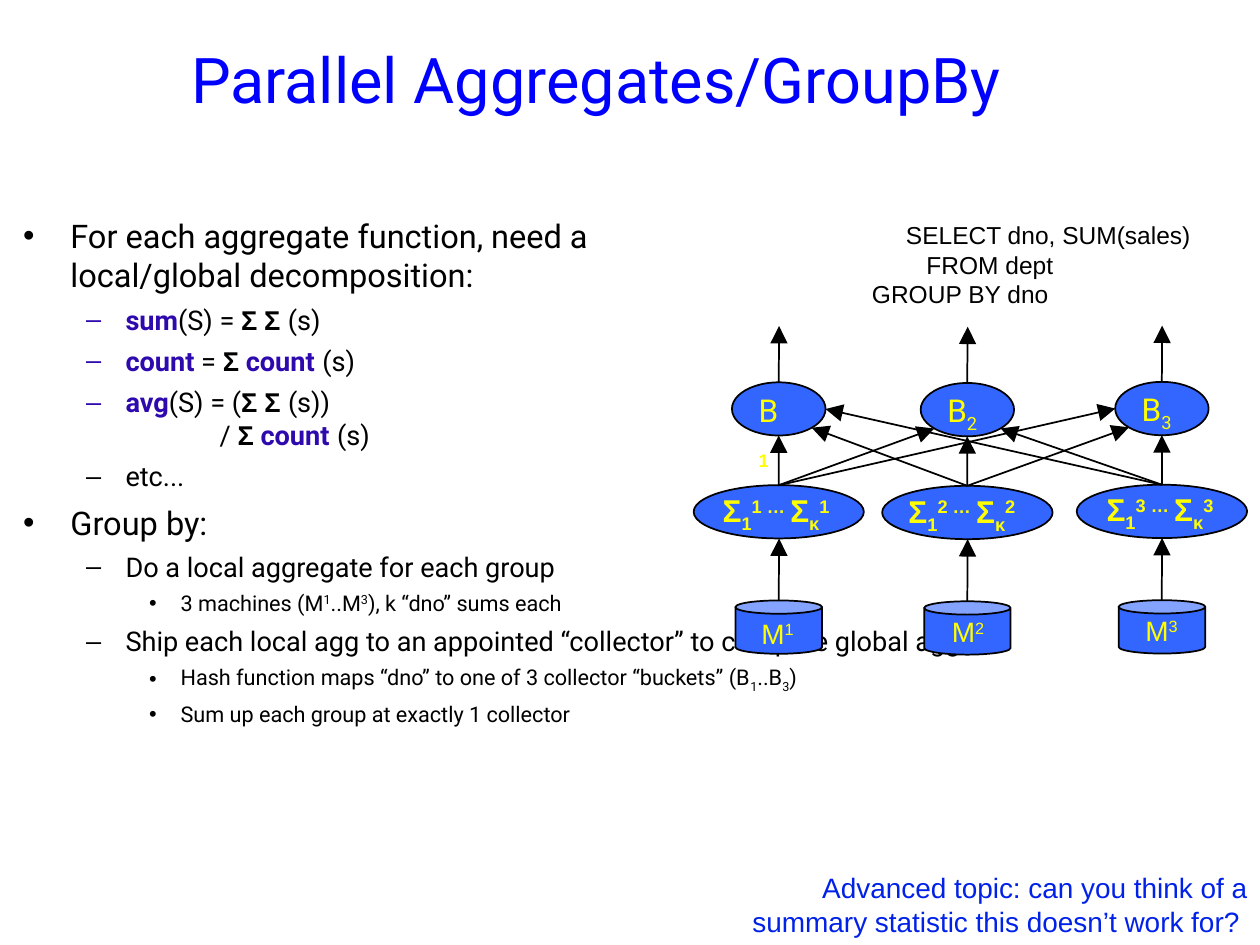
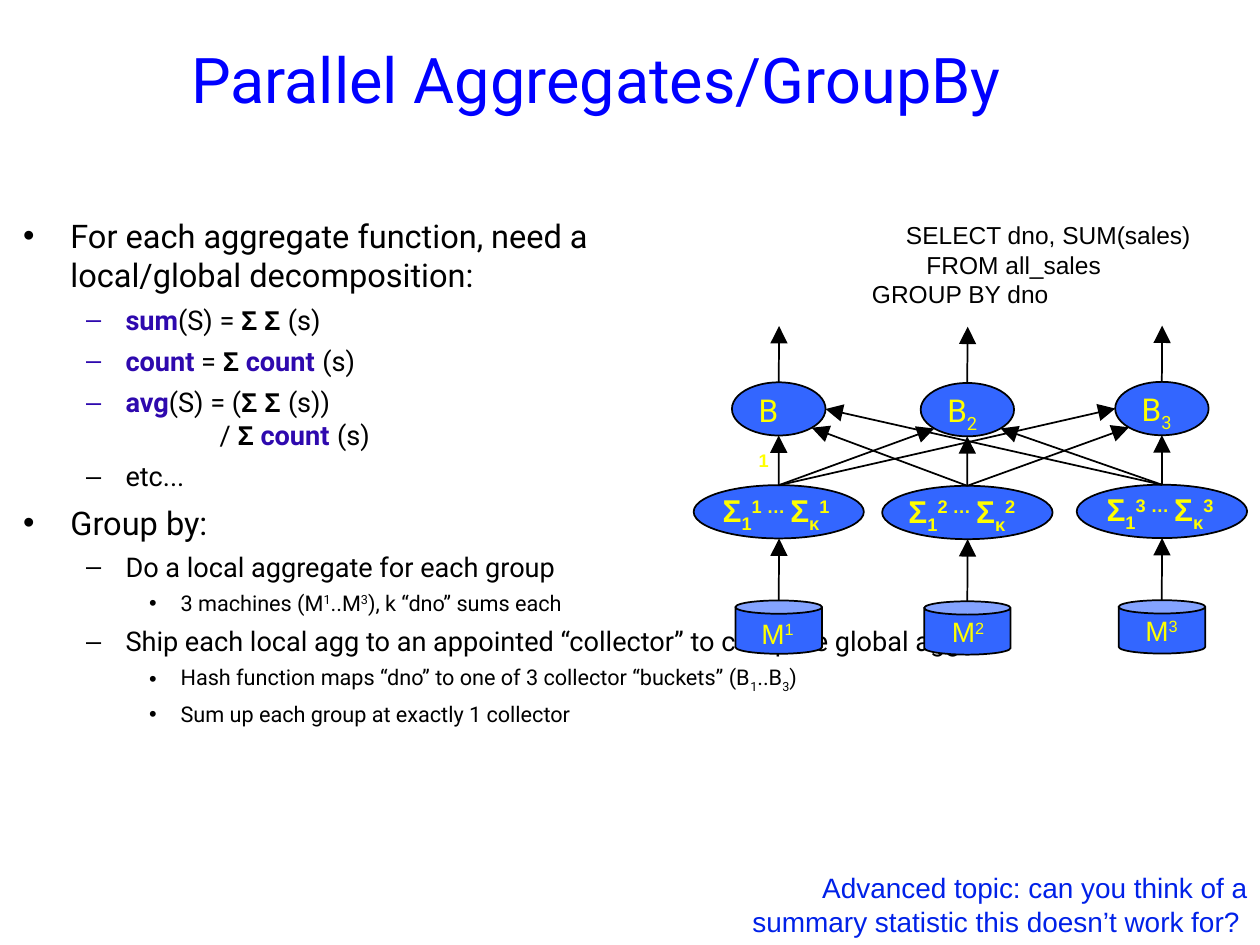
Before and after one commit to jhellerstein/cs186-09, a slide deck: slide 19 of lecs/11-ParallelQP.ppt. Drawn at 1260x945 pixels with LibreOffice and Linux fonts; fonts in the diff are those of the drawing; background and template pictures are left out. Boxes give left, top, right and bottom in pixels: in the first picture for what was removed or moved away, otherwise in the second. Text is boxed around its words. In the diff, an @@ line names an element or a change of style, - is before the commit and + after.

```diff
--- a/lecs/11-ParallelQP.ppt
+++ b/lecs/11-ParallelQP.ppt
@@ text at (906,226,1190,279): text changed @@
-SELECT dno, SUM(sales)
-FROM dept
+SELECT dno, SUM(sales)
+FROM all_sales
```
Also in this commit, not shown: 2 other slides changed, 1 other file.
